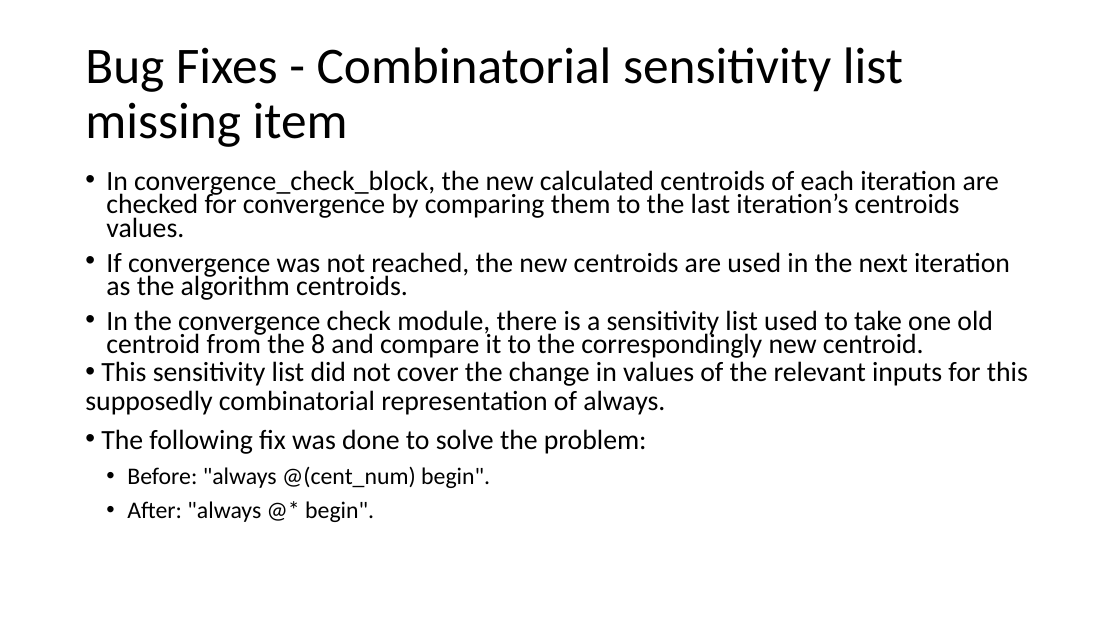
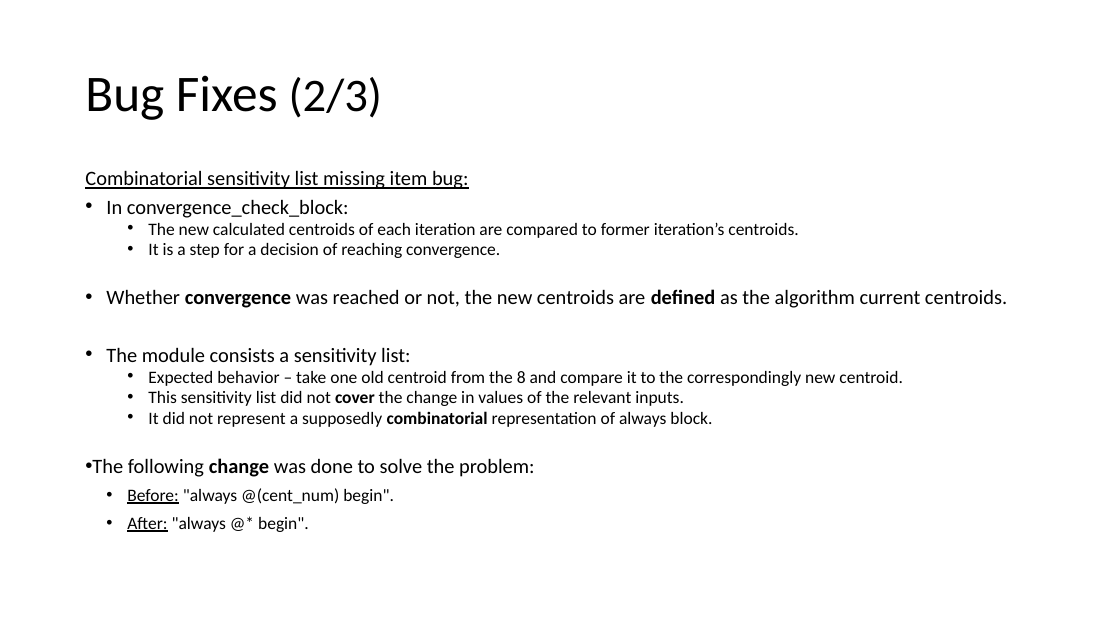
Before and after one commit to liotahuf/UVM_project, a slide deck: slide 32 of Final presentation 3.pptx. Drawn at 1120x630 pixels with LibreOffice and Linux fonts; fonts in the diff are those of the drawing. Boxes give left, top, right and bottom in pixels: in the first picture for what was removed or moved away, otherwise in the second. Text is boxed around its words. In the diff, an @@ line names an element or a change of style, - is before the commit and + after.

Commit message:
final v3 presentation

```diff
--- a/Final presentation 3.pptx
+++ b/Final presentation 3.pptx
@@ title at box(85, 75, 383, 120): text changed @@
-Bug Fixes - Combinatorial sensitivity list missing item
+Bug Fixes (2/3)
@@ text at box(85, 170, 1007, 477): text changed; size 23.8 to 15 pt @@
-• In convergence_check_block, the new calculated centroids of each iteration are checked for convergence by comparing them to the last iteration’s centroids values.
-• If convergence was not reached, the new centroids are used in the next iteration as the algorithm centroids.
-• In the convergence check module, there is a sensitivity list used to take one old centroid from the 8 and compare it to the correspondingly new centroid.
-• This sensitivity list did not cover the change in values of the relevant inputs for this supposedly combinatorial representation of always.
-• The following fix was done to solve the problem:
+Combinatorial sensitivity list missing item bug:
+• In convergence_check_block:
+  • The new calculated centroids of each iteration are compared to former iteration’s centroids.
+  • It is a step for a decision of reaching convergence.
+• Whether convergence was reached or not, the new centroids are defined as the algorithm current centroids.
+• The module consists a sensitivity list:
+  • Expected behavior – take one old centroid from the 8 and compare it to the correspondingly new centroid.
+  • This sensitivity list did not cover the change in values of the relevant inputs.
+  • It did not represent a supposedly combinatorial representation of always block.
+• The following change was done to solve the problem:
@@ text at box(127, 488, 394, 532): size 20.4 to 15 pt in "Before: "always @(cent_num) begin".", "After: "always @* begin"."; underline on in "Before:", "After:" @@
```
Also in this commit, not shown: 3 other slides changed.
